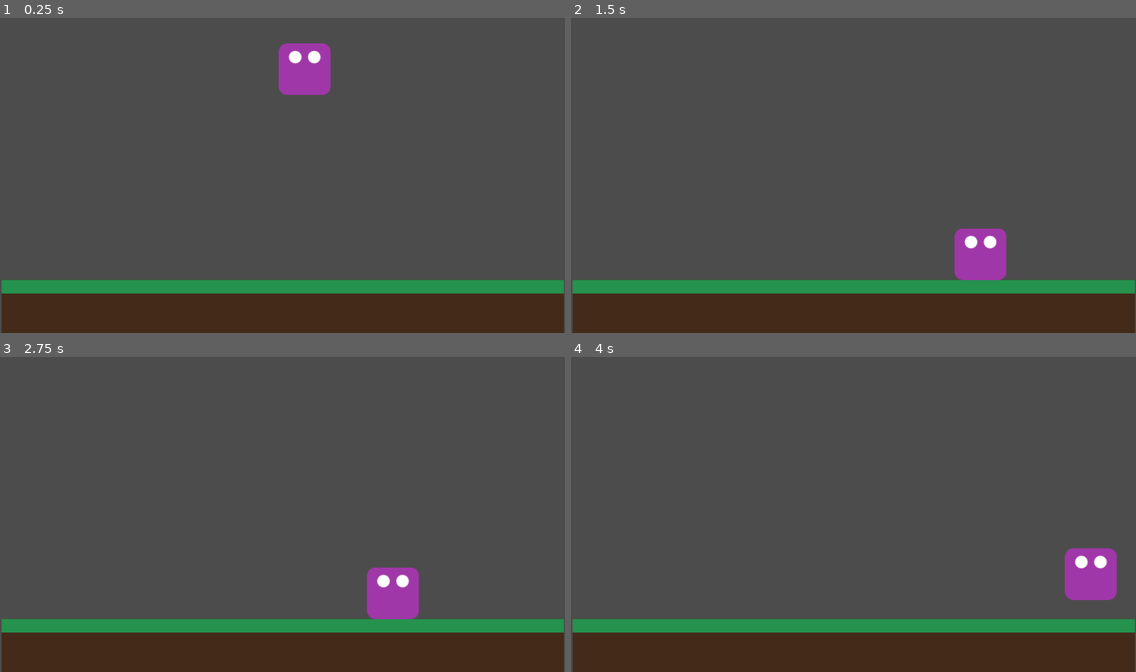
Above: before the commit, frames 1-4 (two rows, left to right).
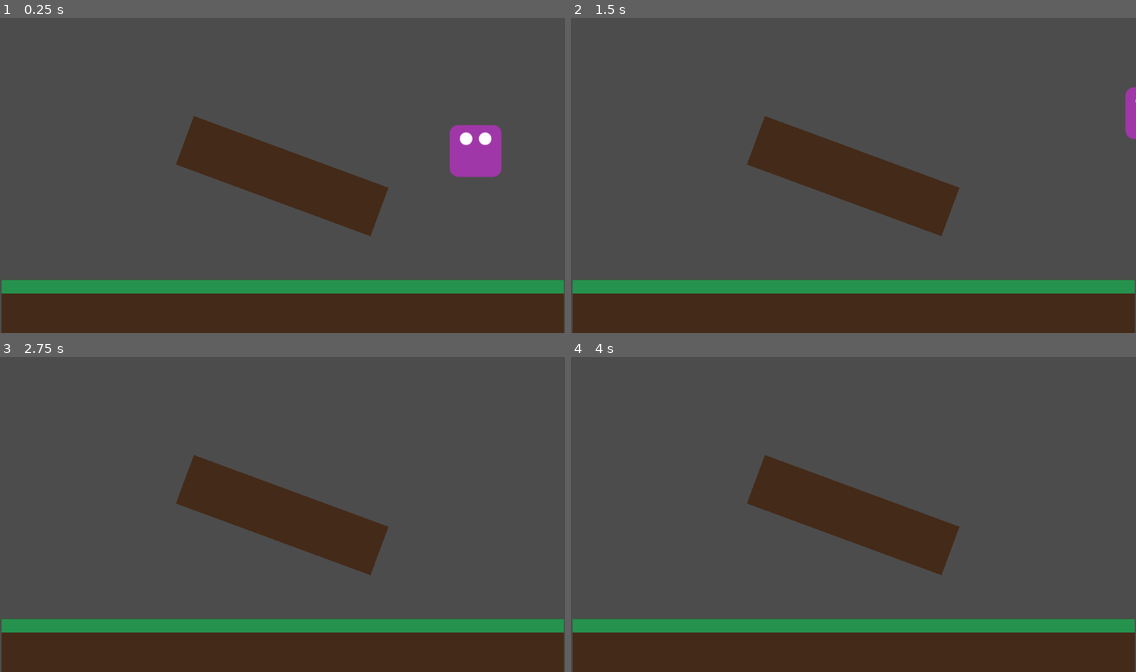
Above: after the commit, the same moments.

Repository: uliseslopez98/introPV-tp2
Game: Godot game, scene res://mundo.tscn
Same seed, same stepped clock (60 frames per second), same inputs: the game is played once before the commit and once after it.
Inputs:
- Up to frame 1 (0.25 s): no input
- Up to frame 2 (1.5 s): hold Right (ui_right) from 0.53 s (still down); tap Space (ui_select) at 0.77 s
- Up to frame 3 (2.75 s): tap Space (ui_select) at 1.52 s; release Right (ui_right) at 2.03 s; hold Left (ui_left) from 2.03 s (still down)
- Up to frame 4 (4 s): release Left (ui_left) at 2.78 s; hold Right (ui_right) from 2.78 s (still down); tap Space (ui_select) at 3.02, 3.77 s

The runs differ from the first frame. In frame 1, 9.0% of the frame differs, in the area x 31-89%, y 8-70%; in frame 2, 7.8%; in frame 3, 7.5%; in frame 4, 7.5%.

Commit message:
refactor fin del juego
se reinicia el mundo cuando termina la partida

Diff:
--- a/mundo.tscn
+++ b/mundo.tscn
@@ -1,11 +1,15 @@
-[gd_scene load_steps=3 format=2]
+[gd_scene load_steps=4 format=2]
 
 [ext_resource path="res://violeta.tscn" type="PackedScene" id=1]
 [ext_resource path="res://piso1-pasto.tscn" type="PackedScene" id=2]
+[ext_resource path="res://piso2.tscn" type="PackedScene" id=3]
 
 [node name="Node2D" type="Node2D"]
 
 [node name="StaticBody2D" parent="." instance=ExtResource( 2 )]
 
 [node name="KinematicBody2D" parent="." instance=ExtResource( 1 )]
-position = Vector2( 552.316, 80.071 )
+position = Vector2( 862.029, 228.563 )
+
+[node name="StaticBody2D2" parent="." instance=ExtResource( 3 )]
+position = Vector2( 511.46, 314.57 )
--- /dev/null
+++ b/piso2.tscn
@@ -0,0 +1,21 @@
+[gd_scene load_steps=3 format=2]
+
+[ext_resource path="res://img/piso2.png" type="Texture" id=1]
+
+[sub_resource type="RectangleShape2D" id=1]
+extents = Vector2( 46.331, 187.404 )
+
+[node name="StaticBody2D" type="StaticBody2D"]
+position = Vector2( 54.669, 218.404 )
+rotation = -1.21649
+__meta__ = {
+"_edit_group_": true
+}
+
+[node name="Sprite" type="Sprite" parent="."]
+scale = Vector2( 1, 4 )
+texture = ExtResource( 1 )
+
+[node name="CollisionShape2D" type="CollisionShape2D" parent="."]
+visible = false
+shape = SubResource( 1 )
--- a/project.godot
+++ b/project.godot
@@ -17,7 +17,7 @@
 
 config/name="Intro Pv-tp 2"
 run/main_scene="res://mundo.tscn"
-config/icon="res://icon.png"
+config/icon="res://img/icon.png"
 
 [input]
 
--- a/violeta.gd
+++ b/violeta.gd
@@ -1,7 +1,7 @@
 extends KinematicBody2D
 
 export (int) var run_speed = 200
-export (int) var jump_speed = -300
+export (int) var jump_speed = -800
 export (int) var gravity = 1200
 
 var velocity = Vector2()
--- a/violeta.tscn
+++ b/violeta.tscn
@@ -4,7 +4,7 @@
 [ext_resource path="res://violeta.gd" type="Script" id=2]
 
 [sub_resource type="RectangleShape2D" id=1]
-extents = Vector2( 46.5562, 46.9095 )
+extents = Vector2( 43.3741, 45.4953 )
 
 [node name="KinematicBody2D" type="KinematicBody2D"]
 position = Vector2( 313.314, 65.9289 )
Binary file added: img/icon.png
Not shown, added: img/icon.png.import
